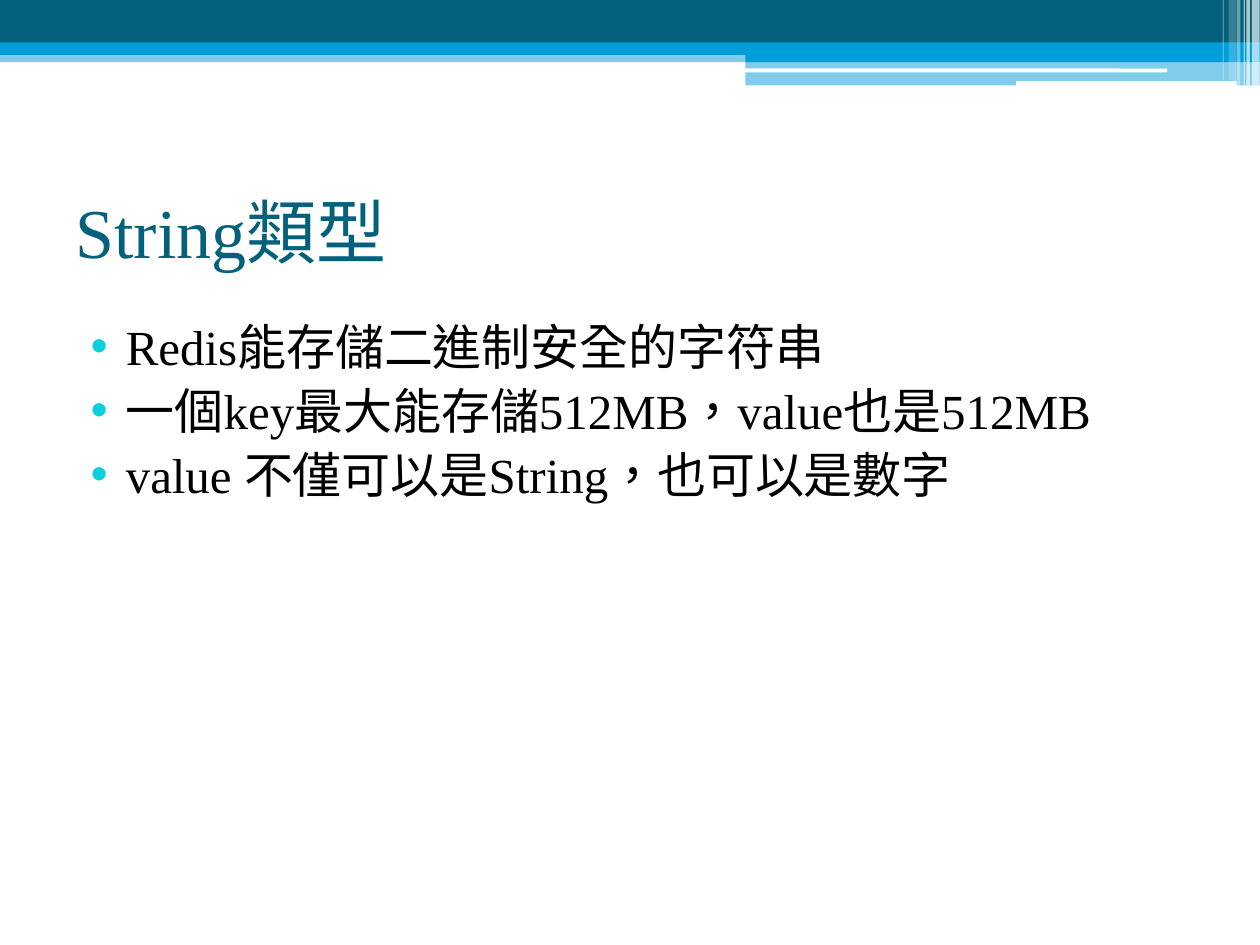
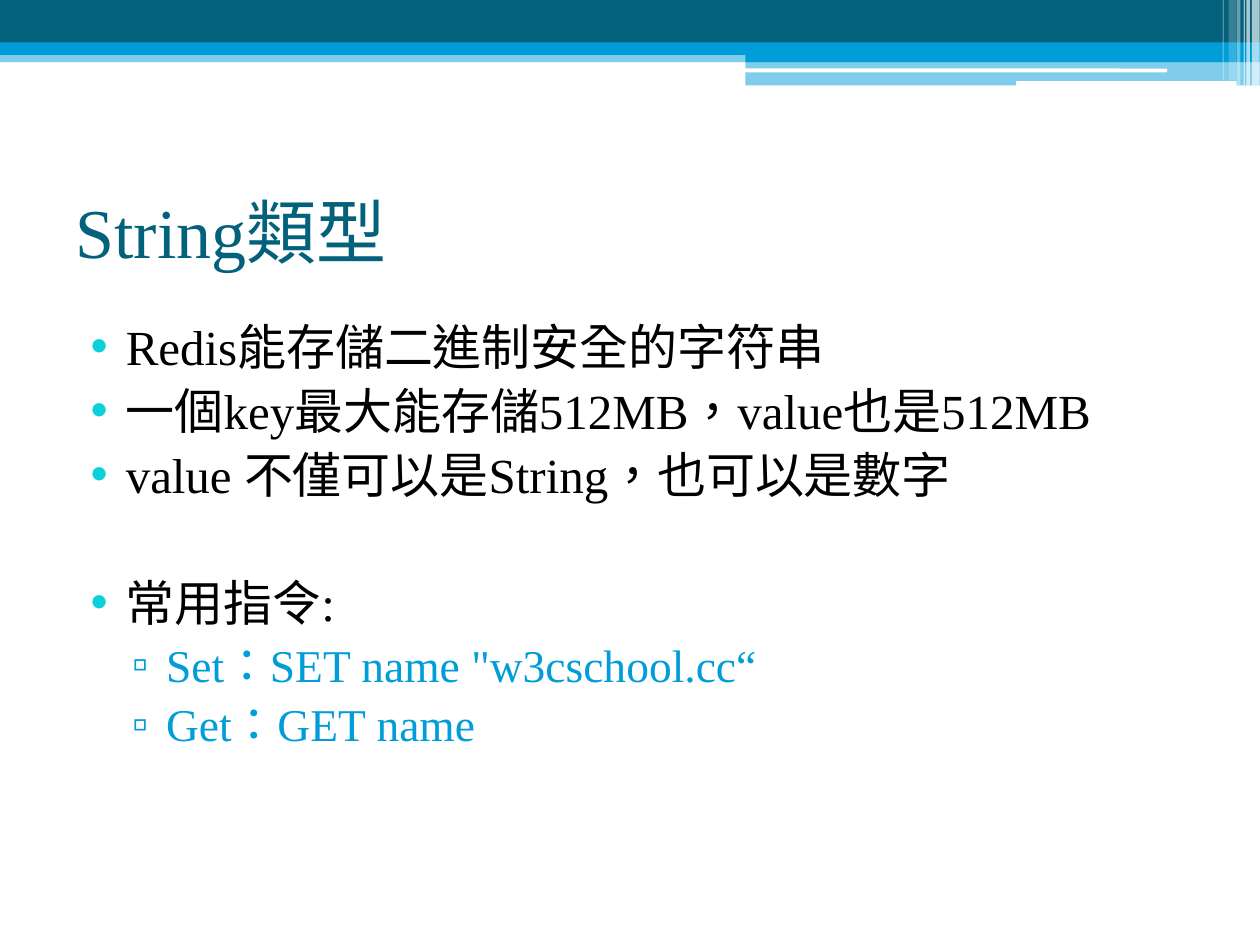
Before and after one commit to family2099/ReadSoccerData, a slide deck: slide 17 of 爬蟲與redis.pptx. Drawn at 1260x945 pixels with LibreOffice and Linux fonts; fonts in the diff are those of the drawing. Boxes give left, top, right and bottom in pixels: in the first picture for what was removed or moved away, otherwise in the second. Text is boxed around its words. In the diff, an @@ line names an element or a change of style, - is before the commit and + after.

Commit message:
加入redis指令與小修改

```diff
--- a/爬蟲與redis.pptx
+++ b/爬蟲與redis.pptx
@@ text at (x1=126, y1=579, x2=756, y2=742): paragraphs added @@
+• 常用指令:
+  ▫ Set：SET name "w3cschool.cc“
+  ▫ Get：GET name
```
Also in this commit, not shown: 7 other slides changed.
